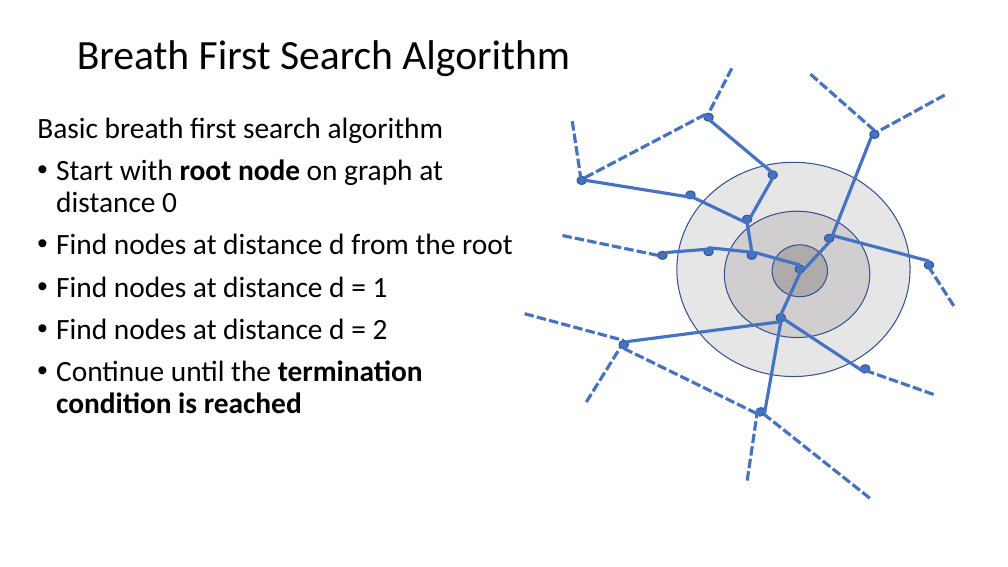
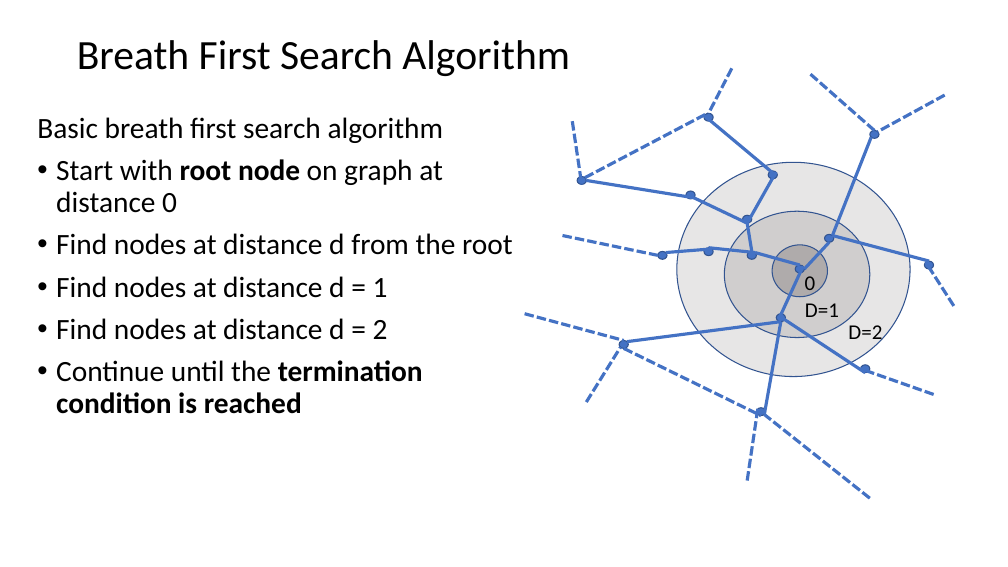
Before and after one commit to StephenElston/CSCI-E-108, a slide deck: slide 24 of slides/9_SocialNetworkAnalysis.pptx (slide 22 before the commit). Drawn at 1008x567 pixels with LibreOffice and Linux fonts; fonts in the diff are those of the drawing. Boxes give left, top, right and bottom in pixels: in the first picture for what was removed or moved away, otherwise in the second. Text is boxed around its words. In the diff, an @@ line names an element or a change of style, - is before the commit and + after.

```diff
--- a/slides/9_SocialNetworkAnalysis.pptx
+++ b/slides/9_SocialNetworkAnalysis.pptx
@@ text added at (805, 276, 816, 296), 20 pt, text #000000 @@
+0
@@ text added at (805, 303, 839, 317), 20 pt, text #000000 @@
+D=1
@@ text added at (848, 325, 882, 345), 20 pt, text #000000 @@
+D=2
```
Also in this commit, not shown: 8 other slides changed, 4 slides added.
